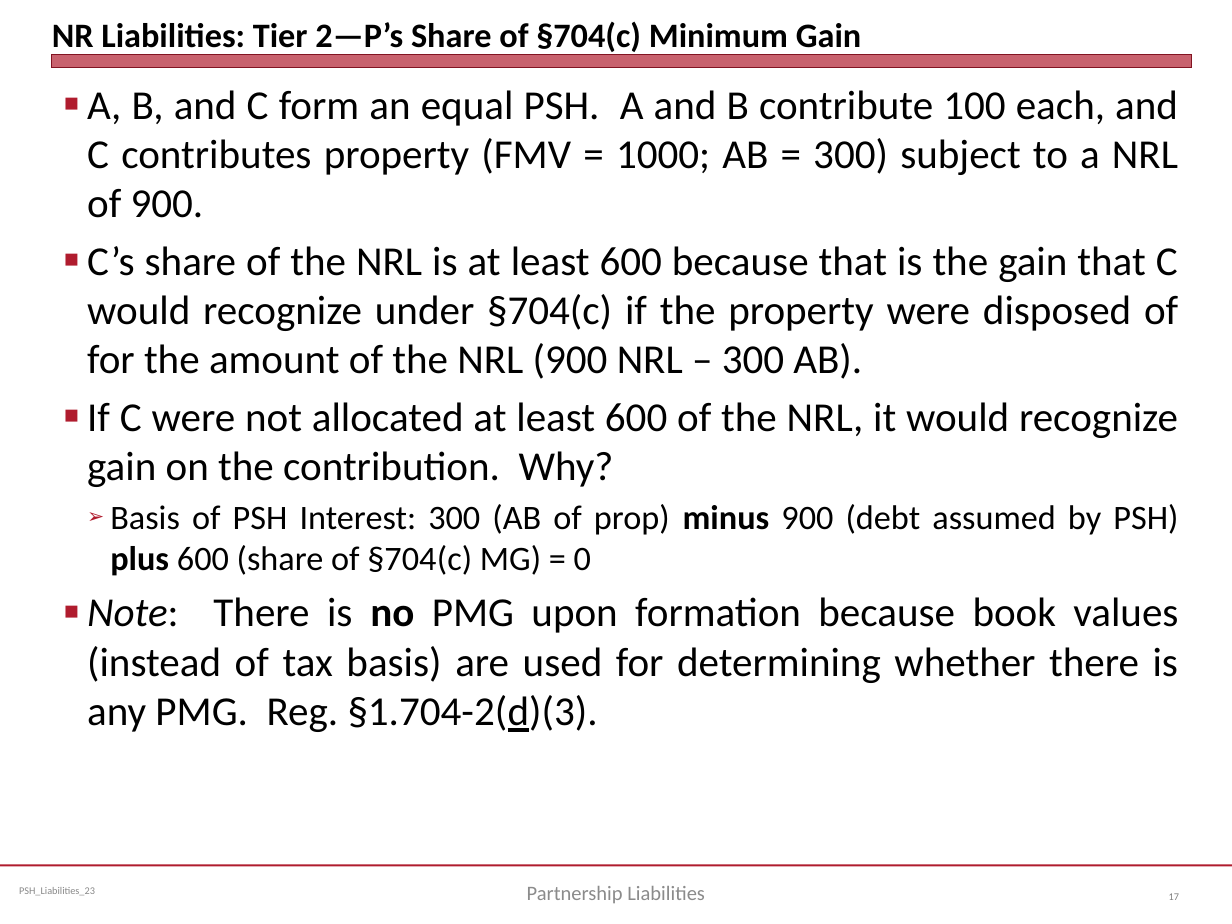
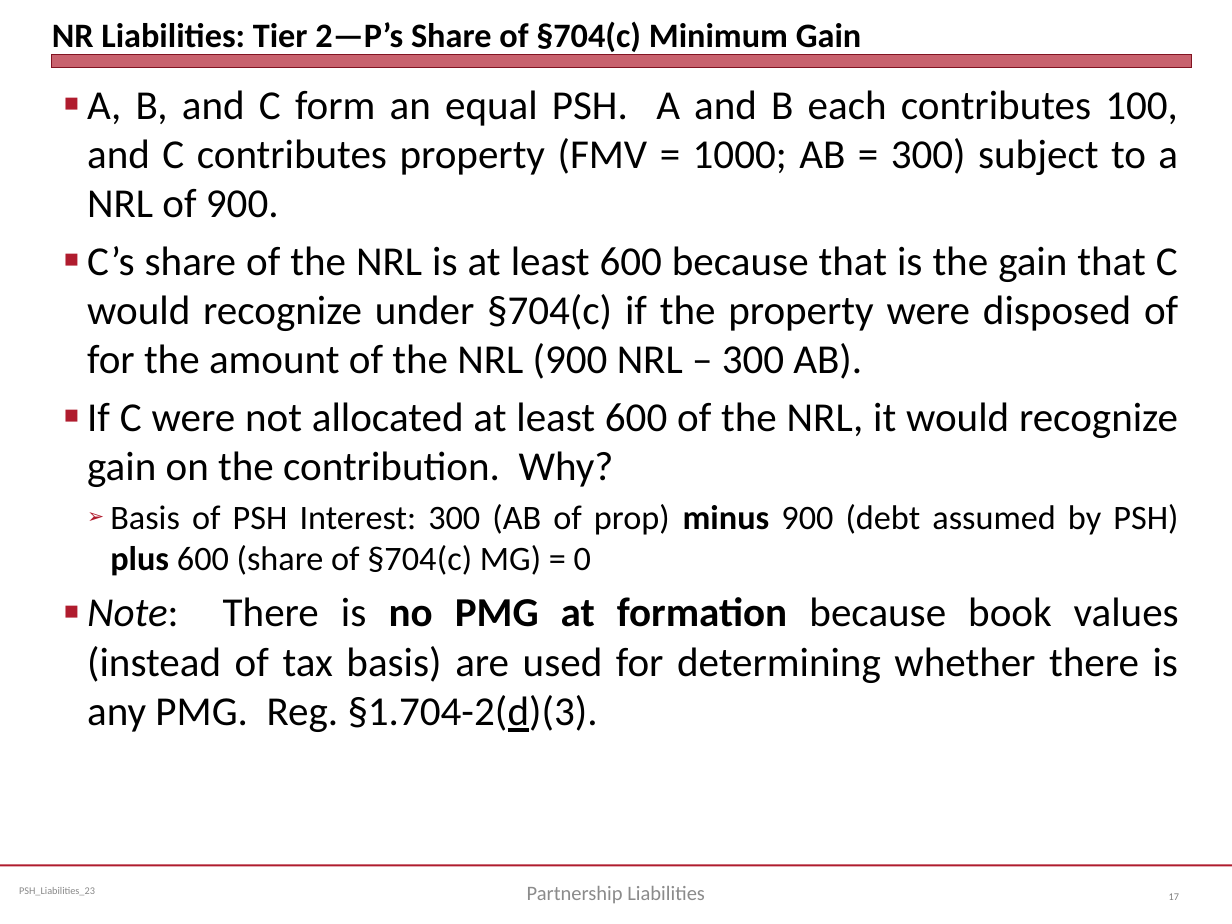
Before and after one commit to jmc877/Partnership-Tax, a slide deck: slide 17 of slides/PSH_Liabilities_23.pptx. Drawn at 1232x924 pixels with LibreOffice and Linux fonts; fonts in the diff are those of the drawing. Boxes give left, top, right and bottom in pixels: in the first picture for what was removed or moved away, otherwise in the second. Text is boxed around its words. In the diff, an @@ line names an element or a change of style, - is before the commit and + after.

```diff
--- a/slides/PSH_Liabilities_23.pptx
+++ b/slides/PSH_Liabilities_23.pptx
@@ text at [87, 90, 1178, 218]: text changed @@
-■ A, B, and C form an equal PSH. A and B contribute 100 each, and C contributes property (FMV = 1000; AB = 300) subject to a NRL of 900.
+■ A, B, and C form an equal PSH. A and B each contributes 100, and C contributes property (FMV = 1000; AB = 300) subject to a NRL of 900.
@@ text at [87, 597, 1179, 732]: text changed @@
-■ Note: There is no PMG upon formation because book values (instead of tax basis) are used for determining whether there is any PMG. Reg. §1.704-2(d)(3).
+■ Note: There is no PMG at formation because book values (instead of tax basis) are used for determining whether there is any PMG. Reg. §1.704-2(d)(3).
```
Also in this commit, not shown: 2 other slides changed.
